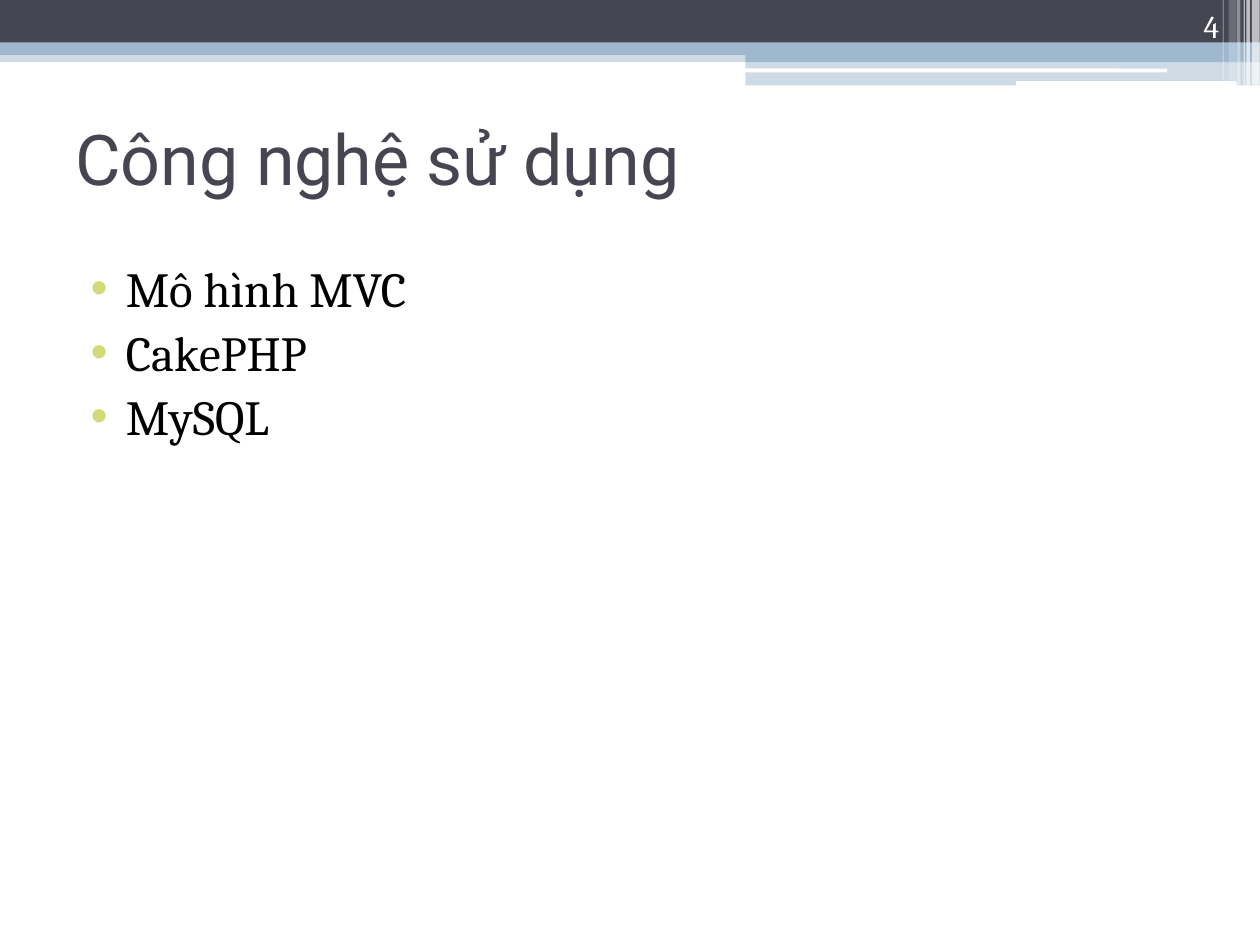
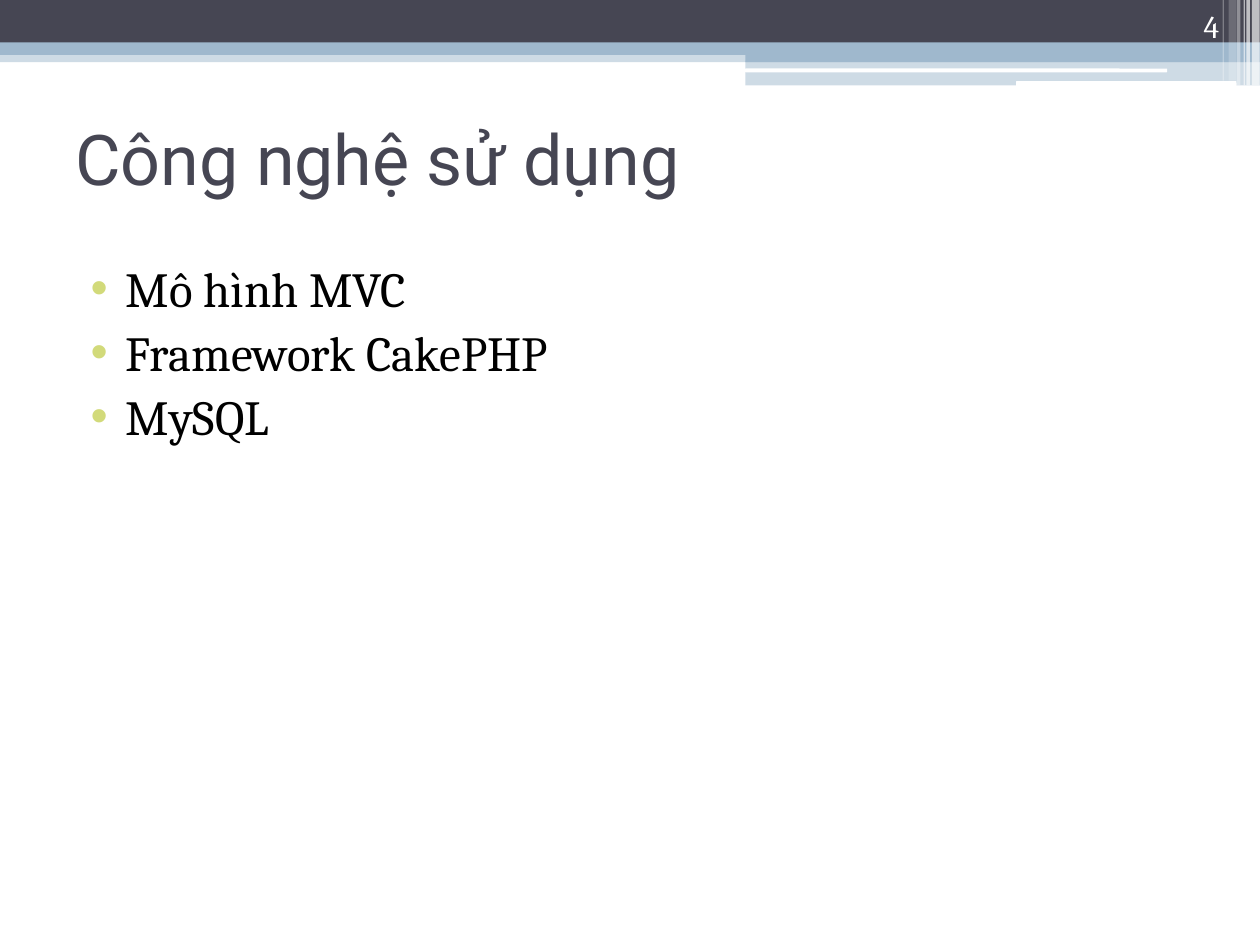
Before and after one commit to googlecode-mirror/jobfinder-docs, a slide deck: slide 4 of Docs/JobFinder.pptx. Drawn at 1260x945 pixels with LibreOffice and Linux fonts; fonts in the diff are those of the drawing. Boxes give left, top, right and bottom in pixels: in the first picture for what was removed or moved away, otherwise in the second. Text is boxed around its words. In the diff, an @@ line names an element or a change of style, - is before the commit and + after.

```diff
--- a/Docs/JobFinder.pptx
+++ b/Docs/JobFinder.pptx
@@ text at (126, 337, 547, 372): text changed @@
-• CakePHP
+• Framework CakePHP
```
Also in this commit, not shown: 3 other slides changed, 4 slides added.
